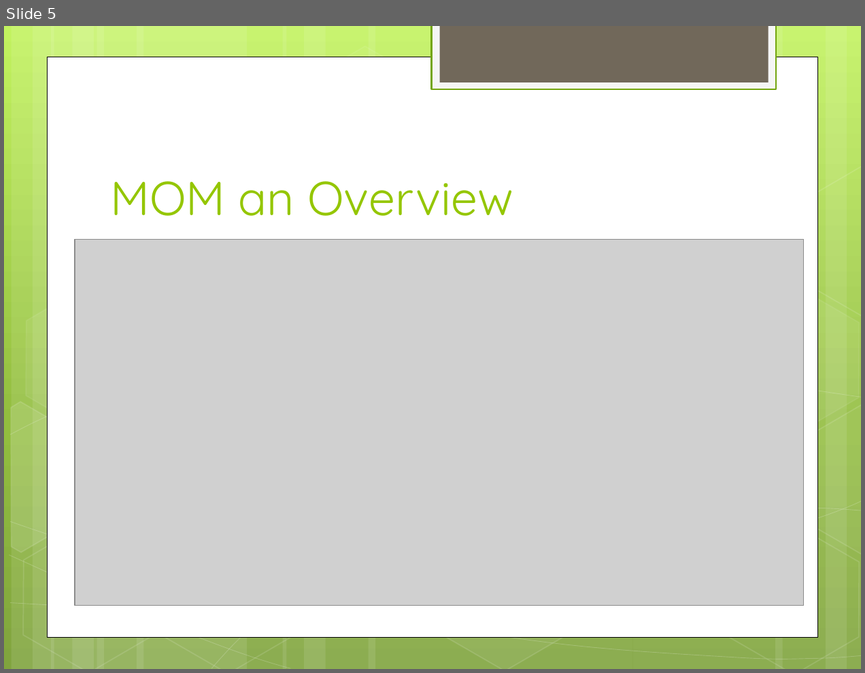
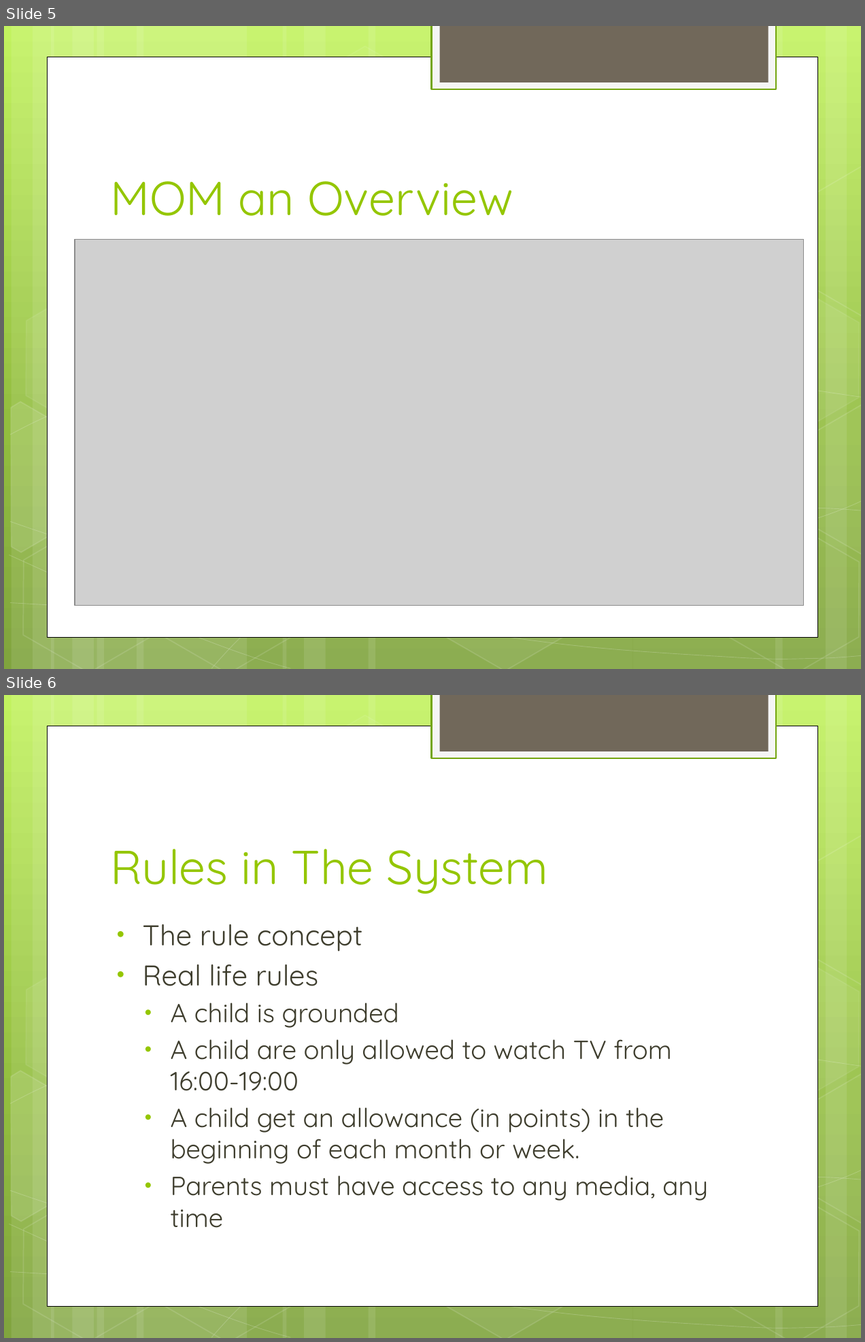
Before and after one commit to Zucka/MOM, a slide deck: other/Presentation-Lars.pptx. Shown one above the other, each under a label of ours: slide 5 before the commit, slides 5 and 6 after it. The pictures are 865x673 and 865x1342 pixels, drawn with LibreOffice and Linux fonts; fonts in the diff are those of the drawing; grey boxes stand for pictures. Boxes give left, top, right and bottom in pixels: in the first picture for what was removed or moved away, otherwise in the second. Text is boxed around its words. In the diff, an @@ line names an element or a change of style, - is before the commit and + after.

```diff
--- a/other/Presentation-Lars.pptx
+++ b/other/Presentation-Lars.pptx
@@ slide 6 added at <box>4,695,861,1338</box>, background gradient #C3F35F to #93BF3F to #81A53E; not listed: 31 template elements that a slide beside it also shows @@
@@ title added at <box>110,849,548,894</box>, 40 pt, text #94C600 @@
+Rules in The System
@@ text added at <box>143,924,708,1227</box>, 22 pt, text #3E3D2D @@
+• The rule concept
+• Real life rules
+  • A child is grounded
+  • A child are only allowed to watch TV from 16:00-19:00
+  • A child get an allowance (in points) in the beginning of each month or week.
+  • Parents must have access to any media, any time
```
Also in this commit, not shown: 16 other slides added, 3 other files.
